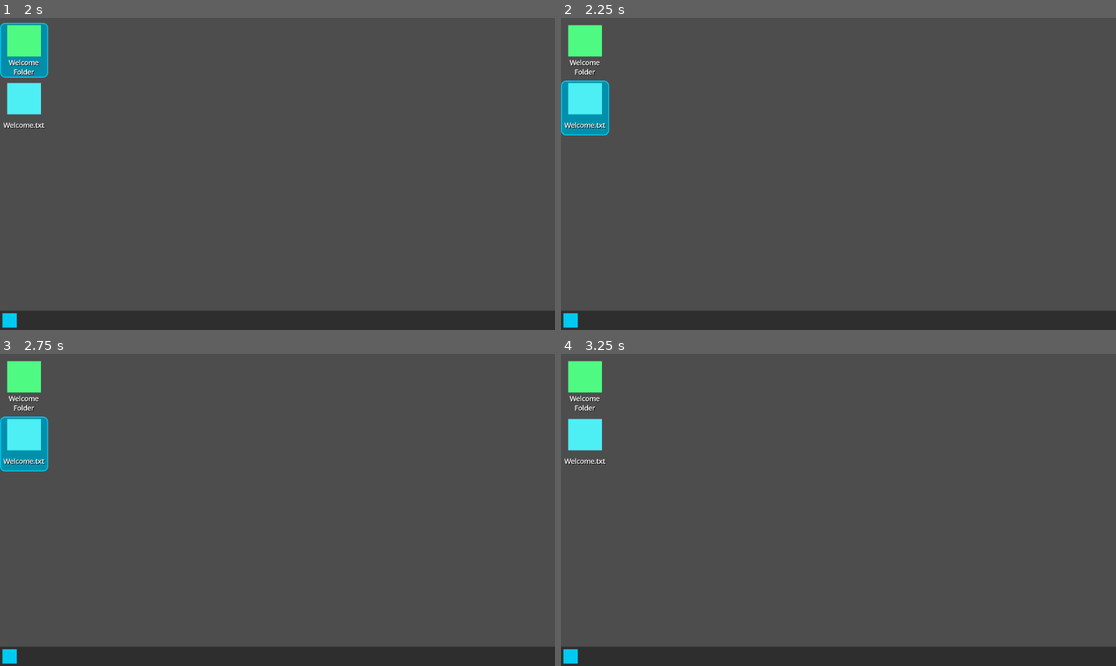
Above: before the commit, frames 1-4 (two rows, left to right).
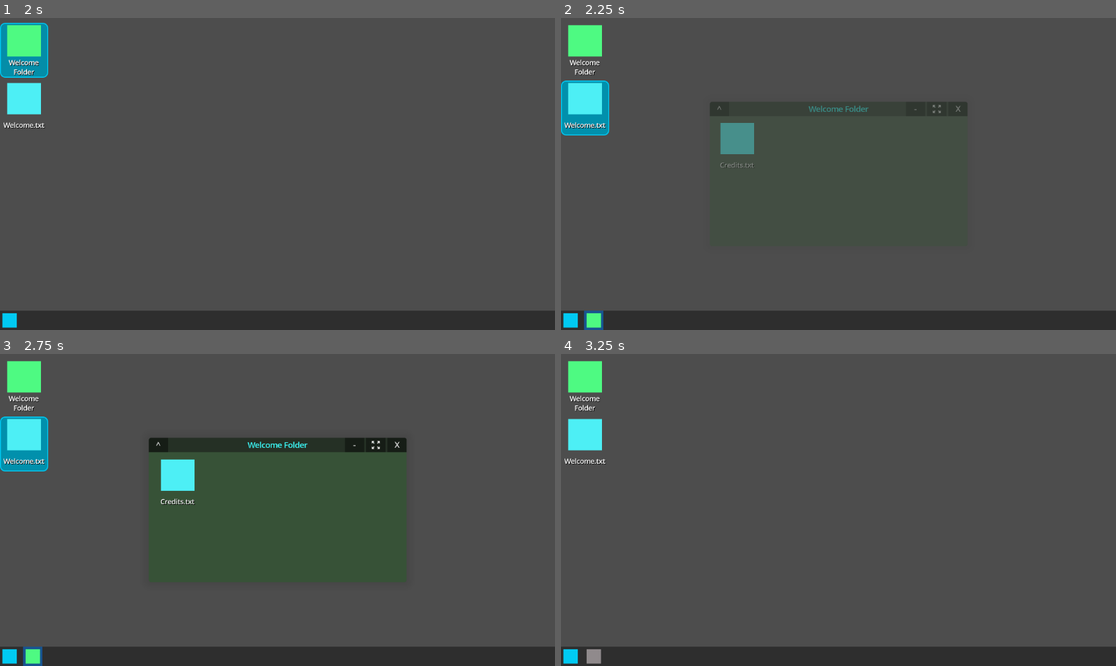
Above: after the commit, the same moments.

Repository: popcar2/GodotOS
Game: Godot game, scene res://Scenes/Main/MainScene.tscn
Same seed, same stepped clock (60 frames per second), same inputs: the game is played once before the commit and once after it.
Inputs (mouse positions are in pixels of both pictures, inside the frame that each line leads up to):
- Up to frame 1 (2 s): tap Enter (ui_accept) at 0.5 s; drag from (277, 164) to (333, 105) at 0.52 s; drag from (22, 49) to (249, 236) at 1.27 s
- Up to frame 2 (2.25 s): tap Enter (ui_accept) at 2 s; move the mouse to (583, 108) at 2.02 s; hold Left (ui_left) from 2.03 s (still down); hold Enter (ui_accept) from 2.03 s (still down); click (583, 108) at 2.17 s
- Up to frame 3 (2.75 s): keep holding Left (ui_left); keep holding Enter (ui_accept)
- Up to frame 4 (3.25 s): release Left (ui_left) at 2.75 s; release Enter (ui_accept) at 2.75 s; click (916, 444) at 2.75 s, where only the run after the commit has a clickable "-"

Frame 1 is identical in both runs. In frame 2, 1.5% of the frame differs, in the area x 4-74%, y 26-100%; in frame 3, 3.1%; in frame 4, 0.1%.

Commit message:
Add selecting files with arrow keys

Diff:
--- a/Scenes/Desktop/desktop_folder.gd
+++ b/Scenes/Desktop/desktop_folder.gd
@@ -38,11 +38,7 @@
 				$"Double Click".start()
 			else:
 				accept_event()
-				hide_selected_highlight()
-				if get_parent().is_in_group("file_manager_window") and file_type == file_type_enum.FOLDER:
-					get_parent().reload_window(folder_path)
-				else:
-					spawn_window()
+				open_folder()
 	if $"Selected Highlight".visible:
 		if event.is_action_pressed("delete"):
 			delete_file()
@@ -52,7 +48,20 @@
 			CopyPasteManager.cut_folder(self)
 
 		if event.is_action_pressed("ui_up"):
-			print("Up!")
+			accept_event()
+			get_parent().select_folder_up(self)
+		elif event.is_action_pressed("ui_down"):
+			accept_event()
+			get_parent().select_folder_down(self)
+		elif event.is_action_pressed("ui_left"):
+			accept_event()
+			get_parent().select_folder_left(self)
+		elif event.is_action_pressed("ui_right"):
+			accept_event()
+			get_parent().select_folder_right(self)
+		elif event.is_action_pressed("ui_accept"):
+			accept_event()
+			open_folder()
 
 func _on_mouse_entered():
 	show_hover_highlight()
@@ -143,3 +152,10 @@
 	# TODO make the color file_type dependent?
 	NotificationManager.spawn_notification("Moved [color=59ea90][wave freq=7]%s[/wave][/color] to trash!" % folder_name)
 	queue_free()
+
+func open_folder():
+	hide_selected_highlight()
+	if get_parent().is_in_group("file_manager_window") and file_type == file_type_enum.FOLDER:
+		get_parent().reload_window(folder_path)
+	else:
+		spawn_window()
--- a/Scenes/Main/BaseFileManager.gd
+++ b/Scenes/Main/BaseFileManager.gd
@@ -107,6 +107,67 @@
 	await get_tree().process_frame
 	sort_folders()
 
+func select_folder_up(current_folder: FakeFolder):
+	if direction == "Horizontal":
+		select_previous_line_folder(current_folder)
+	elif direction == "Vertical":
+		select_previous_folder(current_folder)
+
+func select_folder_down(current_folder: FakeFolder):
+	if direction == "Horizontal":
+		select_next_line_folder(current_folder)
+	elif direction == "Vertical":
+		select_next_folder(current_folder)
+
+func select_folder_left(current_folder: FakeFolder):
+	if direction == "Horizontal":
+		select_previous_folder(current_folder)
+	elif direction == "Vertical":
+		select_previous_line_folder(current_folder)
+
+func select_folder_right(current_folder: FakeFolder):
+	if direction == "Horizontal":
+		select_next_folder(current_folder)
+	elif direction == "Vertical":
+		select_next_line_folder(current_folder)
+
+func select_next_folder(current_folder: FakeFolder):
+	var target_index: int = current_folder.get_index() + 1
+	if target_index >= get_child_count():
+		return
+	var next_child: Node = get_child(target_index)
+	if next_child is FakeFolder:
+		current_folder.hide_selected_highlight()
+		next_child.show_selected_highlight()
+
+func select_next_line_folder(current_folder: FakeFolder):
+	var target_index: int = current_folder.get_index() + line_count
+	if target_index >= get_child_count():
+		return
+	var target_folder: Node = get_child(target_index)
+	if target_folder is FakeFolder:
+		current_folder.hide_selected_highlight()
+		target_folder.show_selected_highlight()
+
+func select_previous_folder(current_folder: FakeFolder):
+	var target_index: int = current_folder.get_index() - 1
+	if target_index < 0:
+		return
+	var previous_child: Node = get_child(target_index)
+	if previous_child is FakeFolder:
+		current_folder.hide_selected_highlight()
+		previous_child.show_selected_highlight()
+
+func select_previous_line_folder(current_folder: FakeFolder):
+	var target_index: int = current_folder.get_index() - line_count
+	if target_index < 0:
+		return
+	var target_folder: Node = get_child(target_index)
+	if target_folder is FakeFolder:
+		current_folder.hide_selected_highlight()
+		target_folder.show_selected_highlight()
+
+
 ## Sorts folders based on their name
 func _custom_folder_sort(a: FakeFolder, b: FakeFolder):
 	if a.folder_name.to_lower() < b.folder_name.to_lower():
